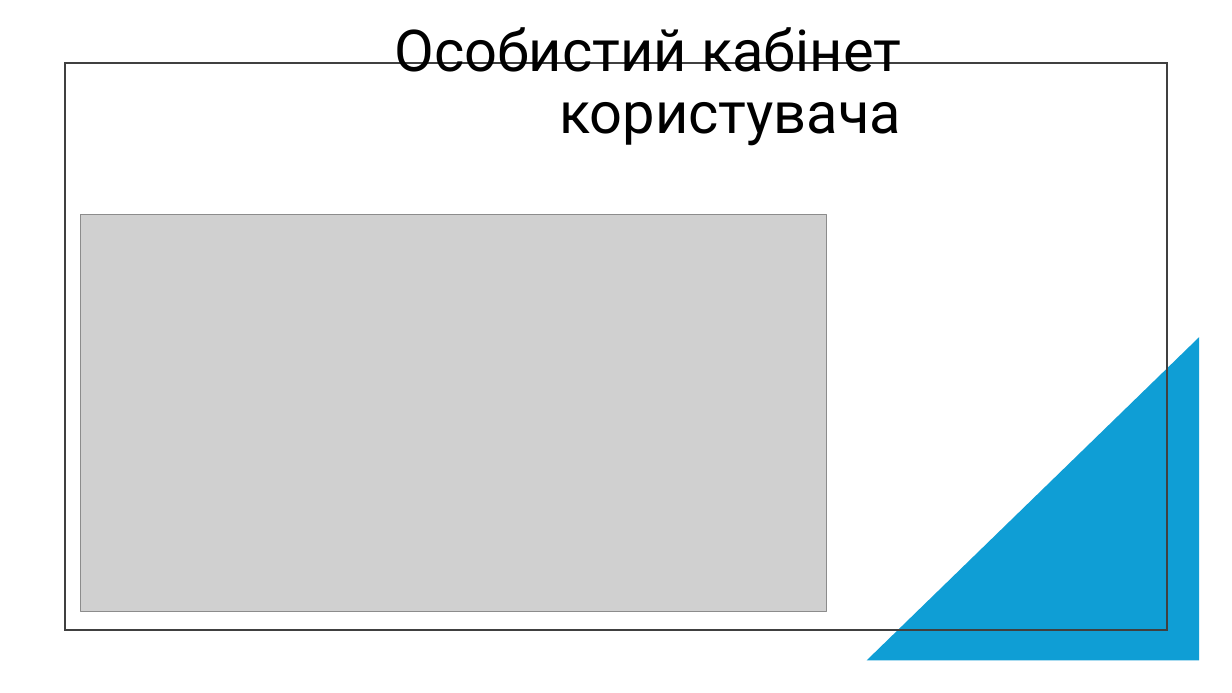
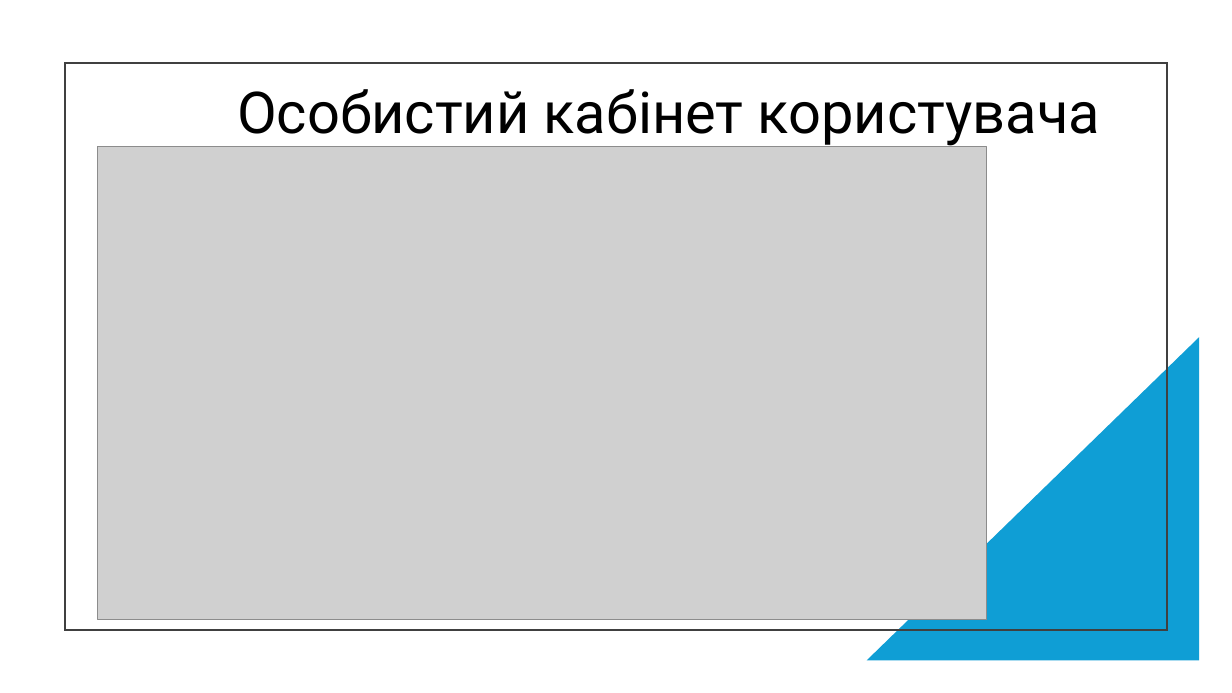
Before and after one commit to WhyTile/Unik-practice, a slide deck: slide 5 of Презентація.pptx (slide 3 before the commit). Drawn at 1232x693 pixels with LibreOffice and Linux fonts; fonts in the diff are those of the drawing; grey boxes stand for pictures. Boxes give left, top, right and bottom in pixels: in the first picture for what was removed or moved away, otherwise in the second. Text is boxed around its words. In the diff, an @@ line names an element or a change of style, - is before the commit and + after.

```diff
--- a/Презентація.pptx
+++ b/Презентація.pptx
@@ title "Особистий кабінет користувача" rewrapped from box(395, 27, 901, 146) to box(237, 89, 1100, 147) @@
@@ picture: place and size @@
-picture at box(81, 214, 827, 612)
+picture at box(98, 146, 987, 619)
```
Also in this commit, not shown: 7 other slides changed, 6 slides added, 1 slide removed.
